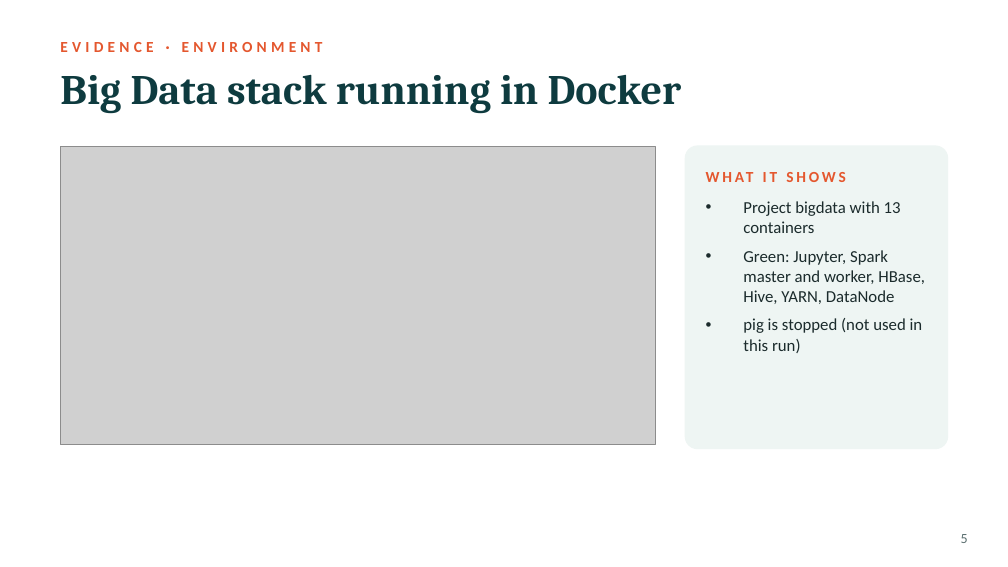
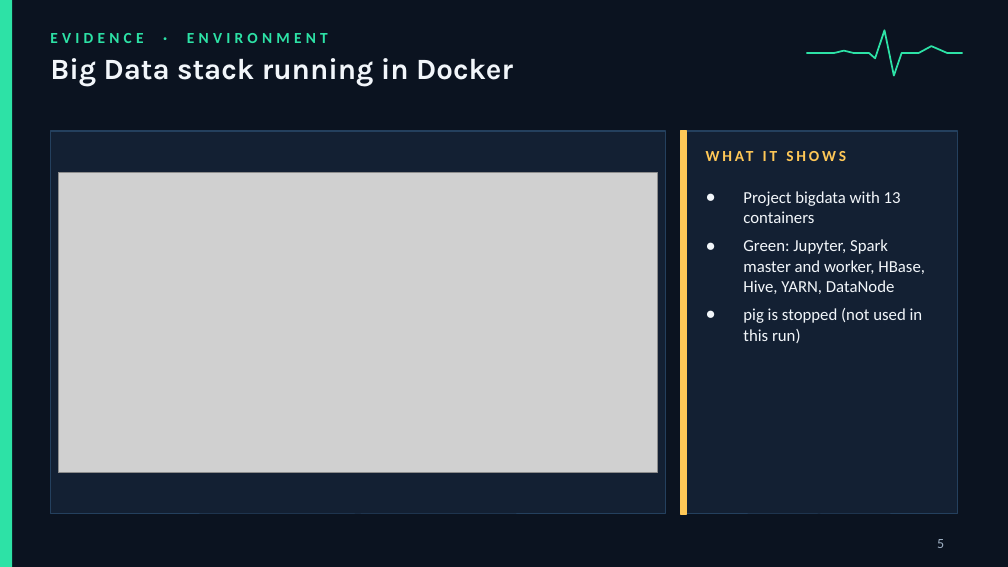
Before and after one commit to maulikcmr05/GUVI-Project, a slide deck: slide 5 of Healthcare_Analytics_Redesign.pptx. Drawn at 1008x567 pixels with LibreOffice and Linux fonts; fonts in the diff are those of the drawing; grey boxes stand for pictures. Boxes give left, top, right and bottom in pixels: in the first picture for what was removed or moved away, otherwise in the second. Text is boxed around its words. In the diff, an @@ line names an element or a change of style, - is before the commit and + after.

```diff
--- a/Healthcare_Analytics_Redesign.pptx
+++ b/Healthcare_Analytics_Redesign.pptx
@@ background #FFFFFF to #0B1320 @@
@@ rectangle added at (x1=0, y1=0, x2=12, y2=566), fill #2DE2A6 @@
@@ text "EVIDENCE · ENVIRONMENT" moved from (x1=60, y1=42, x2=323, y2=52) to (x1=50, y1=33, x2=328, y2=43) @@
@@ text "EVIDENCE · ENVIRONMENT" at (x1=50, y1=33, x2=328, y2=43): text colour #E4572E to #2DE2A6 @@
@@ text "Big Data stack running in ..." moved from (x1=60, y1=74, x2=682, y2=114) to (x1=50, y1=58, x2=513, y2=86) @@
@@ text "Big Data stack running in ..." at (x1=50, y1=58, x2=513, y2=86): size 30 to 21 pt, font Cambria to Karla, text colour #0E3B3F to #F2F6FA @@
@@ freeform shape added at (x1=806, y1=30, x2=963, y2=76), outline #2DE2A6 1.25 pt @@
@@ rectangle added at (x1=50, y1=131, x2=665, y2=514), fill #132033, outline #24405E 0.75 pt @@
@@ rectangle added at (x1=680, y1=131, x2=958, y2=514), fill #132033, outline #24405E 0.75 pt @@
@@ rectangle added at (x1=680, y1=131, x2=686, y2=514), fill #FFC857, outline #FFC857 1 pt @@
@@ rounded rectangle removed at (x1=685, y1=146, x2=948, y2=449) @@
@@ text "WHAT IT SHOWS" moved from (x1=706, y1=161, x2=927, y2=192) to (x1=706, y1=146, x2=932, y2=171) @@
@@ text "WHAT IT SHOWS" at (x1=706, y1=146, x2=932, y2=171): text colour #E4572E to #FFC857; vertical alignment middle to top @@
@@ picture resized from (x1=60, y1=146, x2=655, y2=445) to (x1=58, y1=172, x2=657, y2=473) @@
@@ text "Project bigdata with 13 containers" moved from (x1=743, y1=201, x2=925, y2=353) to (x1=743, y1=191, x2=925, y2=343) @@
@@ text "Project bigdata with 13 containers" at (x1=743, y1=191, x2=925, y2=343): text colour #1B2B2C to #F2F6FA; bullet • to ● @@
@@ page number at (x1=937, y1=539, x2=944, y2=548): text colour #5B6F70 to #9FB0C3; alignment right to left @@
```
Also in this commit, not shown: 18 other slides changed, 1 other file.
